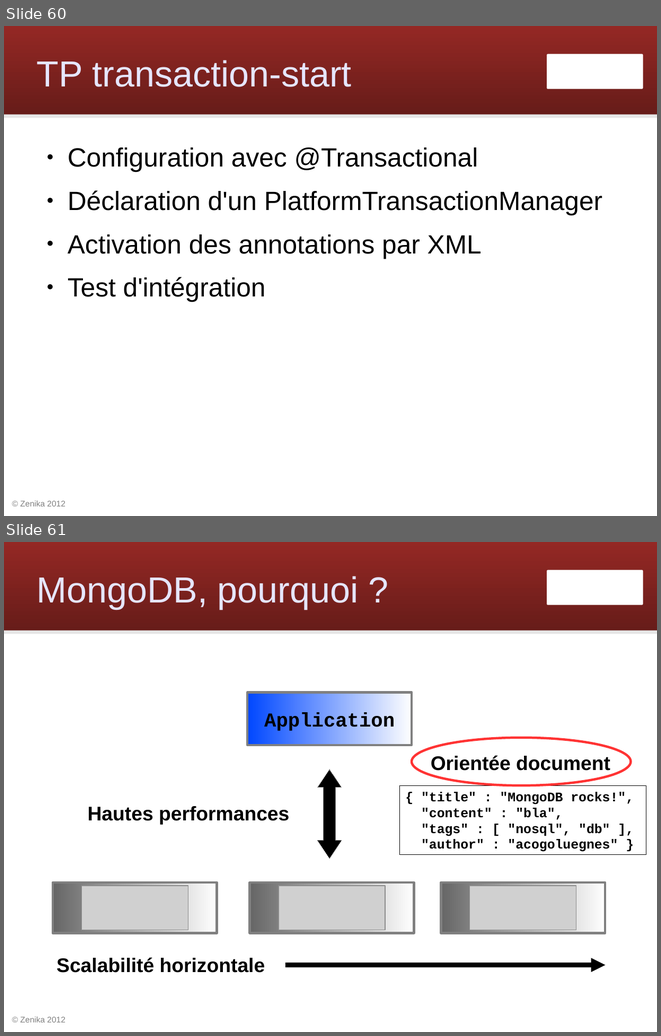
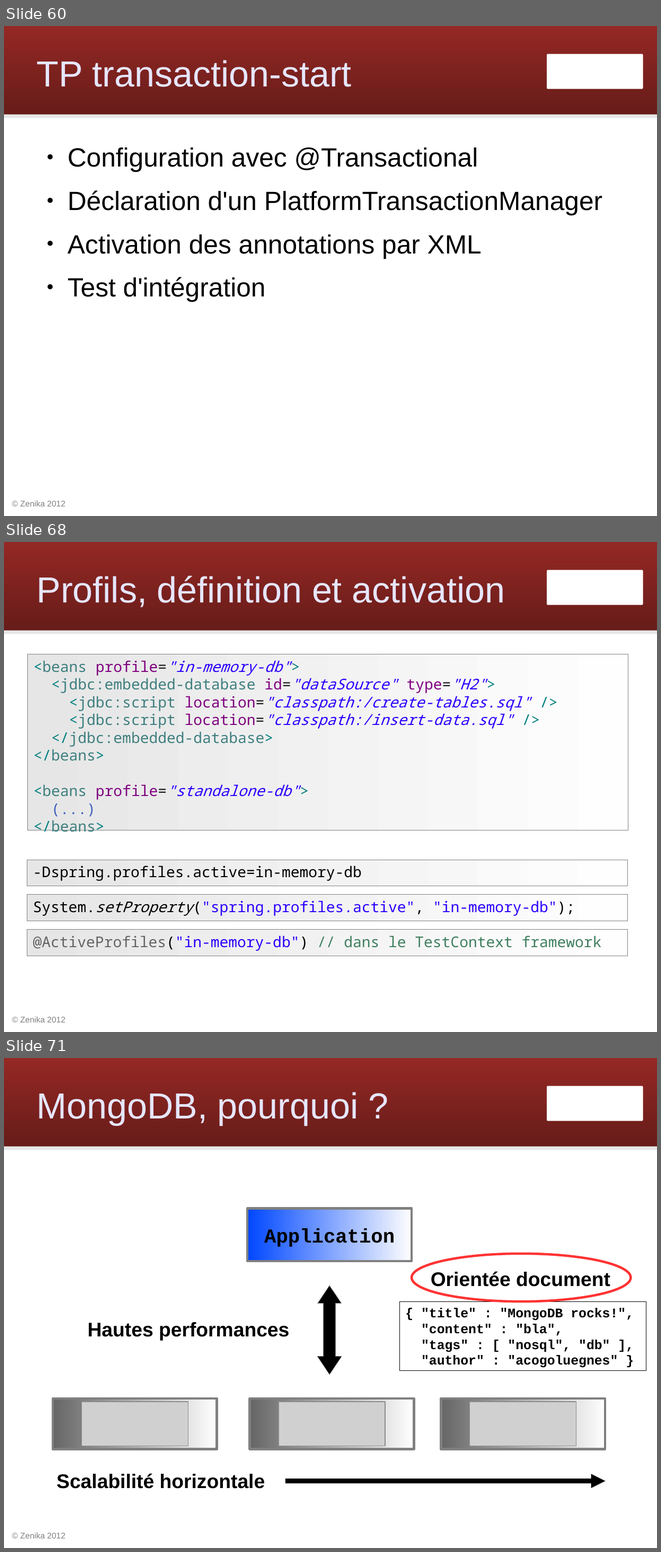
Before and after one commit to Zenika/workshop-spring-core, a slide deck: spring-workshop.odp. Shown one above the other, each under a label of ours: slides 60 and 61 before the commit, slides 60, 68 and 71 after it; the slides between them are not shown. The pictures are 661x1036 and 661x1552 pixels, drawn with LibreOffice and Linux fonts; fonts in the diff are those of the drawing; grey boxes stand for pictures; background and template pictures are left out. Boxes give left, top, right and bottom in pixels: in the first picture for what was removed or moved away, otherwise in the second. Text is boxed around its words. In the diff, an @@ line names an element or a change of style, - is before the commit and + after.

```diff
--- a/spring-workshop.odp
+++ b/spring-workshop.odp
@@ slide 68 added at (4, 542, 657, 1032), background #FFFFFF; not listed: 4 template elements that a slide beside it also shows @@
@@ title added at (37, 575, 505, 607), 44 pt, text #E6E6FF @@
+Profils, définition et activation
@@ rectangle added at (28, 654, 628, 830), fill gradient #E6E6E6 to #FEFEFE, outline #808080 0 pt, 18 pt, text #2A00FF @@
+<beans profile="in-memory-db">
+<jdbc:embedded-database id="dataSource" type="H2">
+<jdbc:script location="classpath:/create-tables.sql" />
+<jdbc:script location="classpath:/insert-data.sql" />
+</jdbc:embedded-database>
+</beans>
+<beans profile="standalone-db">
+(...)
+</beans>
@@ rectangle added at (27, 859, 628, 885), fill gradient #E6E6E6 to #FEFEFE, outline #808080 0 pt, 18 pt, text #000000 @@
+-Dspring.profiles.active=in-memory-db
@@ rectangle added at (27, 894, 628, 920), fill gradient #E6E6E6 to #FEFEFE, outline #808080 0 pt, 18 pt, text #2A00FF @@
+System.setProperty("spring.profiles.active", "in-memory-db");
@@ rectangle added at (27, 929, 628, 955), fill gradient #E6E6E6 to #FEFEFE, outline #808080 0 pt, 18 pt, text #3F7F5F @@
+@ActiveProfiles("in-memory-db") // dans le TestContext framework
@@ what was slide 61 is now slide 71 @@
```
Also in this commit, not shown: 9 other slides added.
